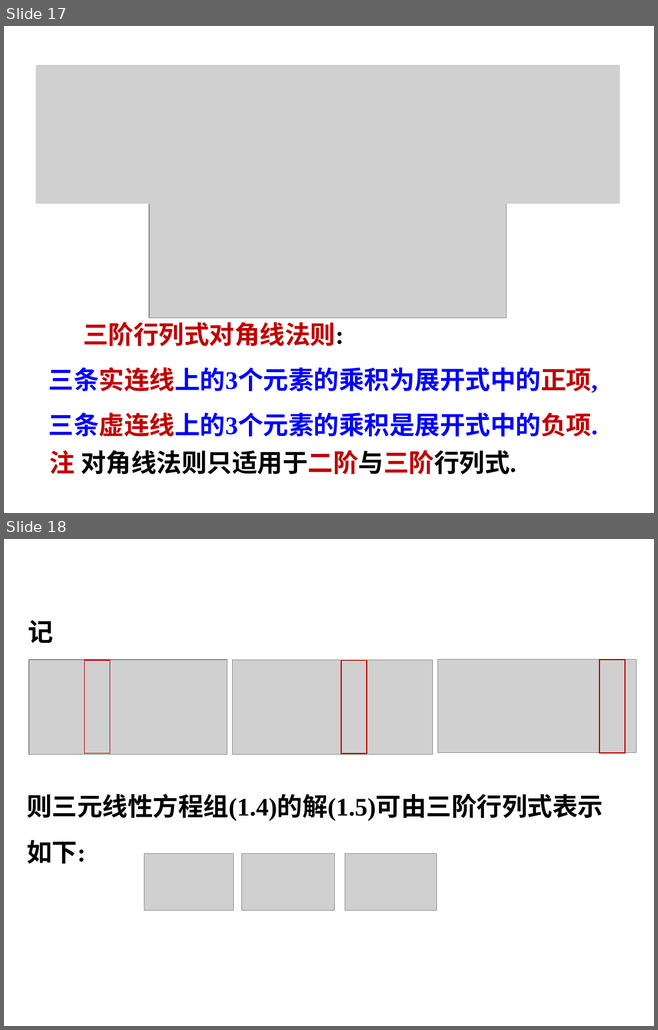
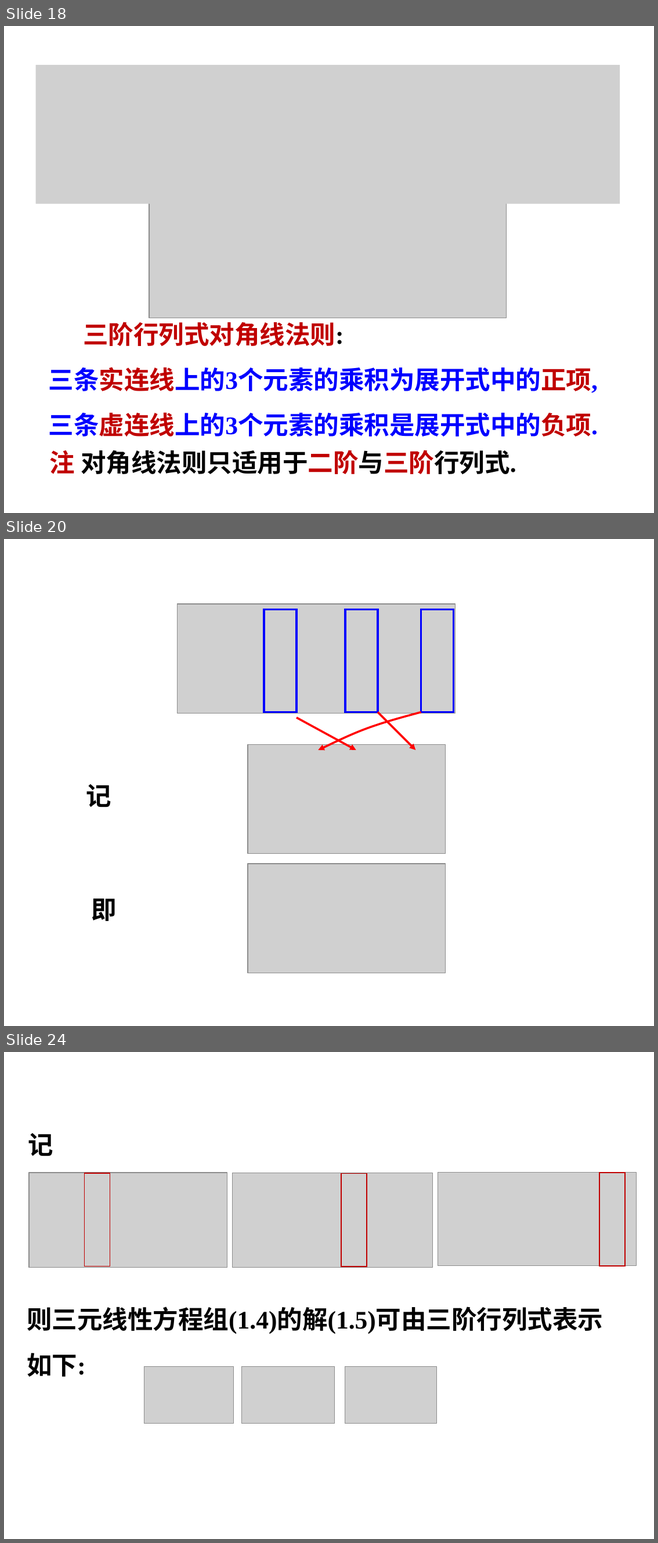
Before and after one commit to zeemeil/zeemeil.github.io, a slide deck: files/2025_2_LM/0930_0101.pptx. Shown one above the other, each under a label of ours: slides 17 and 18 before the commit, slides 18, 20 and 24 after it; the slides between them are not shown. The pictures are 658x1030 and 658x1543 pixels, drawn with LibreOffice and Linux fonts; fonts in the diff are those of the drawing; grey boxes stand for pictures; background and template pictures are left out. Boxes give left, top, right and bottom in pixels: in the first picture for what was removed or moved away, otherwise in the second. Text is boxed around its words. In the diff, an @@ line names an element or a change of style, - is before the commit and + after.

```diff
--- a/files/2025_2_LM/0930_0101.pptx
+++ b/files/2025_2_LM/0930_0101.pptx
@@ slide 20 added at bbox=[4, 539, 654, 1026], background picture (left out) @@
@@ picture added at bbox=[177, 604, 455, 713] @@
@@ rectangle added at bbox=[264, 609, 296, 712], outline #0000FF 2.25 pt @@
@@ rectangle added at bbox=[345, 609, 378, 712], outline #0000FF 2.25 pt @@
@@ rectangle added at bbox=[421, 609, 453, 712], outline #0000FF 2.25 pt @@
@@ freeform shape added at bbox=[318, 712, 420, 750], outline #FF0000 2.25 pt @@
@@ arrow added from (378, 712) to (415, 750), #FF0000 2.25 pt @@
@@ arrow added from (296, 718) to (356, 750), #FF0000 2.25 pt @@
@@ picture added at bbox=[248, 745, 445, 854] @@
@@ text added at bbox=[86, 784, 112, 808], 28 pt, text #000000, bold @@
+记
@@ picture added at bbox=[248, 864, 445, 973] @@
@@ text added at bbox=[92, 899, 117, 921], 28 pt, text #000000, bold @@
+即
@@ what was slide 17 is now slide 18 @@
@@ what was slide 18 is now slide 24 @@
```
Also in this commit, not shown: 1 slide changed, 8 other slides added, 2 other files.
